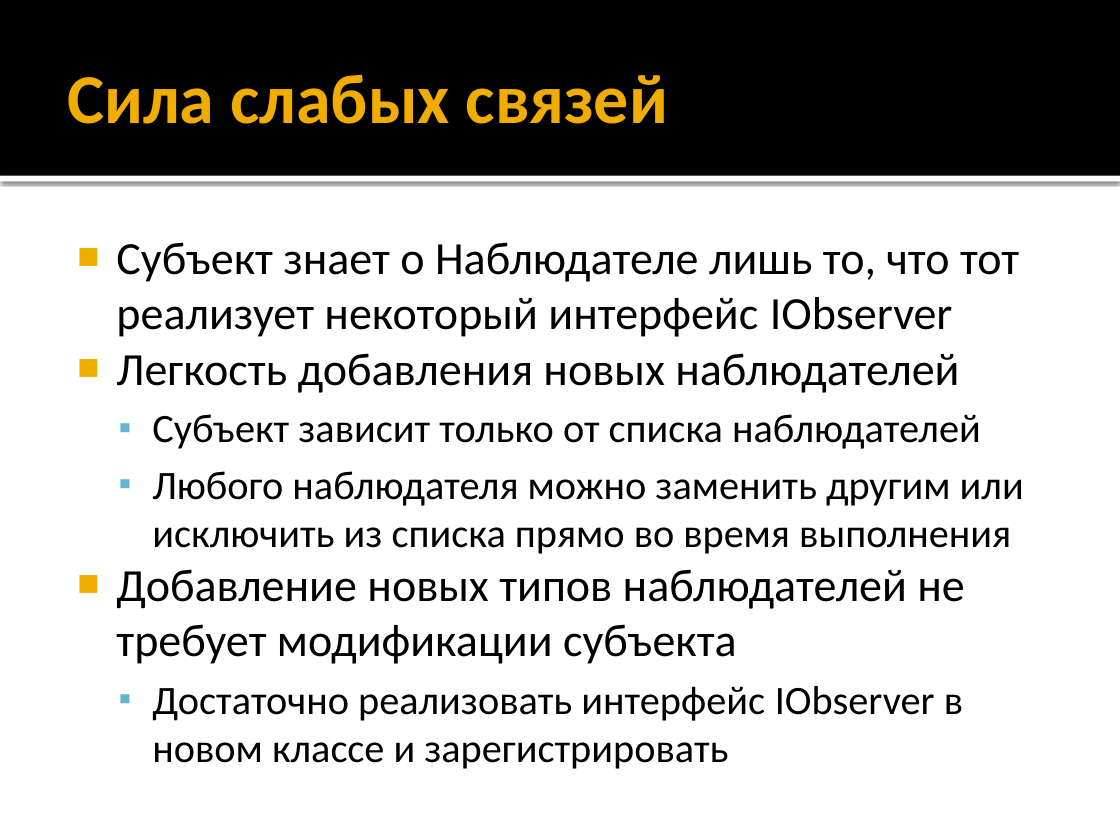
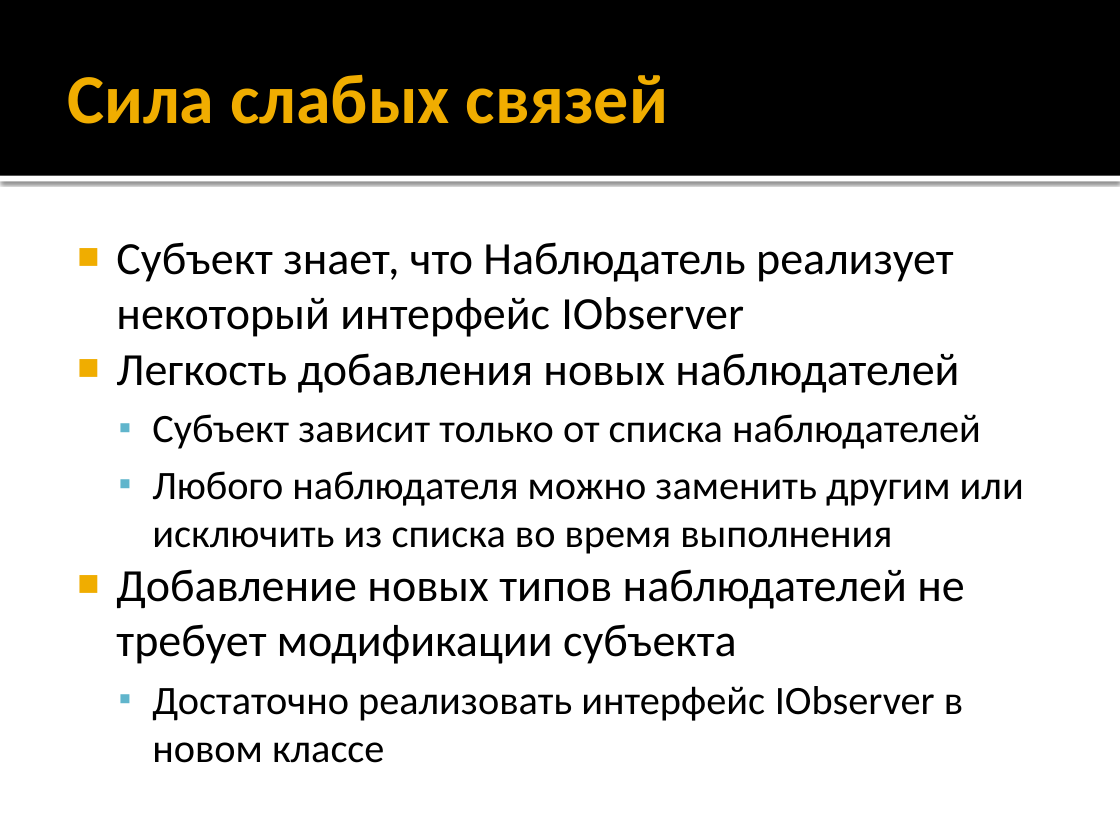
Before and after one commit to alexey-malov/ood, a slide deck: slide 21 of lectures/02.observer/observer.pptx. Drawn at 1120x840 pixels with LibreOffice and Linux fonts; fonts in the diff are those of the drawing. Boxes give left, top, right and bottom in pixels: in the first picture for what was removed or moved away, otherwise in the second. Text is boxed around its words. In the diff, an @@ line names an element or a change of style, - is before the commit and + after.

Commit message:
Обновлены материалы по паттерну наблюдатель

```diff
--- a/lectures/02.observer/observer.pptx
+++ b/lectures/02.observer/observer.pptx
@@ text at (x1=116, y1=242, x2=954, y2=337): text changed @@
-■ Субъект знает о Наблюдателе лишь то, что тот реализует некоторый интерфейс IObserver
+■ Субъект знает, что Наблюдатель реализует некоторый интерфейс IObserver
@@ text at (x1=152, y1=471, x2=1024, y2=554): text changed @@
-  ▪ Любого наблюдателя можно заменить другим или исключить из списка прямо во время выполнения
+  ▪ Любого наблюдателя можно заменить другим или исключить из списка во время выполнения
@@ text at (x1=152, y1=686, x2=963, y2=763): text changed @@
-  ▪ Достаточно реализовать интерфейс IObserver в новом классе и зарегистрировать
+  ▪ Достаточно реализовать интерфейс IObserver в новом классе
```
Also in this commit, not shown: 2 slides added, 1 other file.
